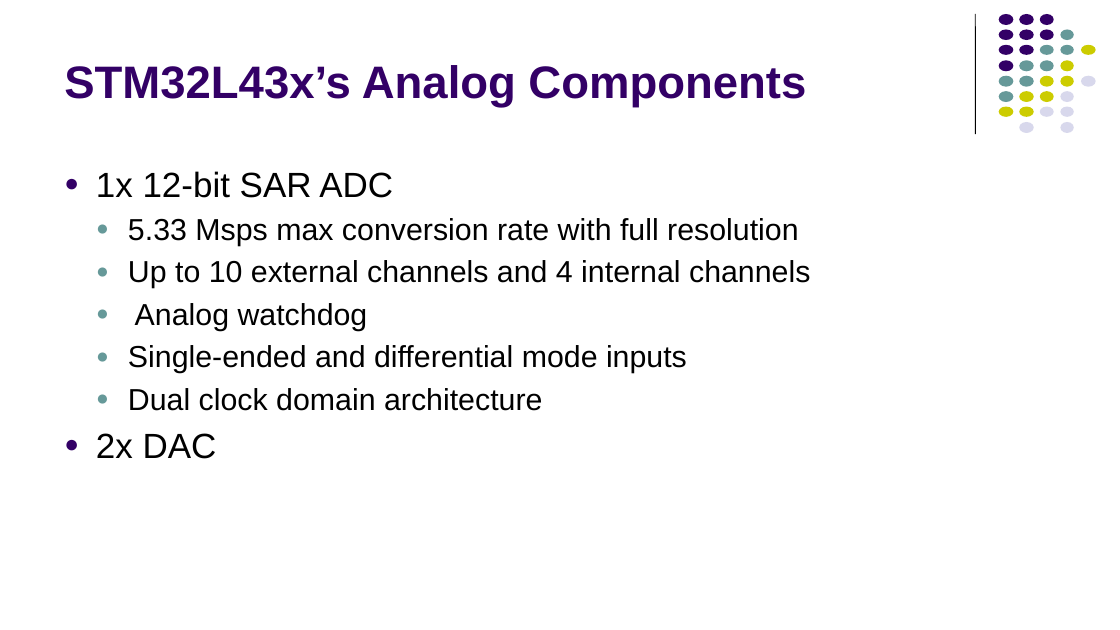
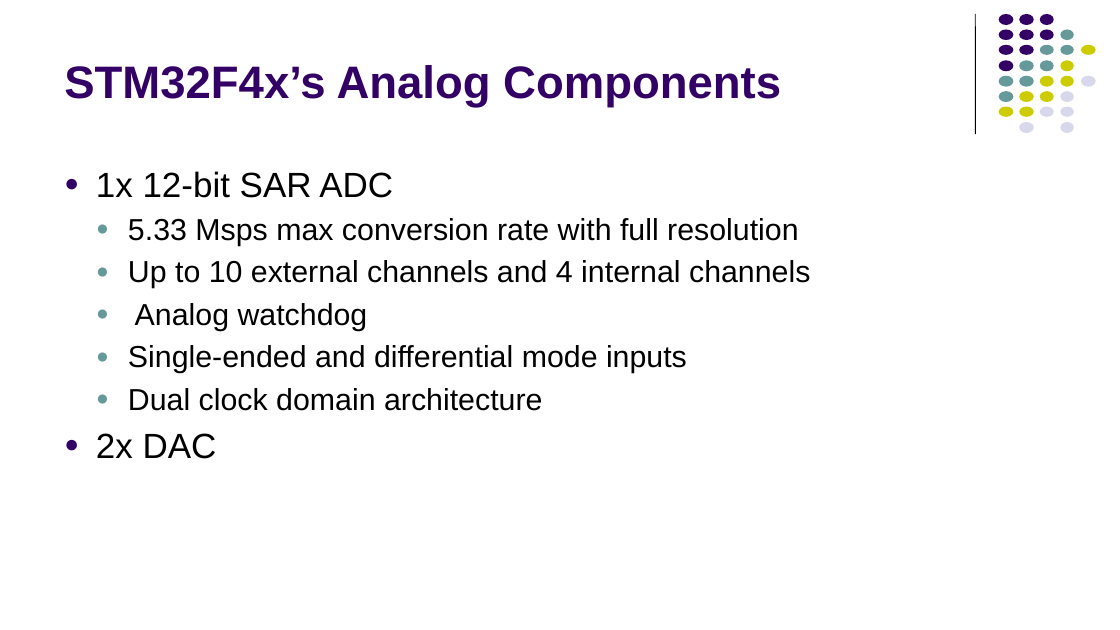
Before and after one commit to kmtekvn/hitech_stm32_basic, a slide deck: slide 16 of 04. Slides/05. ADC/ADC.pptx (slide 17 before the commit). Drawn at 1120x630 pixels with LibreOffice and Linux fonts; fonts in the diff are those of the drawing. Boxes give left, top, right and bottom in pixels: in the first picture for what was removed or moved away, otherwise in the second. Text is boxed around its words. In the diff, an @@ line names an element or a change of style, - is before the commit and + after.

```diff
--- a/04. Slides/05. ADC/ADC.pptx
+++ b/04. Slides/05. ADC/ADC.pptx
@@ title at [64, 65, 781, 108]: text changed @@
-STM32L43x’s Analog Components
+STM32F4x’s Analog Components
```
Also in this commit, not shown: 16 other slides changed, 2 slides added, 2 slides removed.
